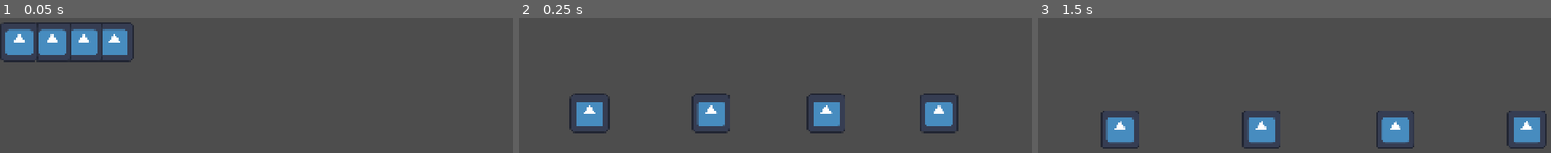
Above: before the commit, frames 1-3 (left to right).
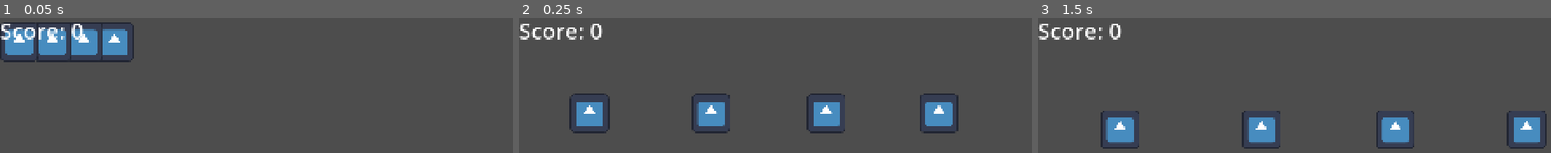
Above: after the commit, the same moments.

Repository: AndyZ-maragidyne/slay-the-boba
Game: Godot game, scene res://main.tscn
Two runs of this game, one before a commit and one after it. Both use one fixed random seed, a clock stepped at 60 frames per second and the inputs below. The engine's default icon, where the game draws it, is replaced by a stand-in: a white triangle on a blue panel in a dark square.
Inputs:
- Up to frame 1 (0.05 s): no input
- Up to frame 2 (0.25 s): no input
- Up to frame 3 (1.5 s): tap Enter (ui_accept) at 0.5, 0.77, 1.25 s

The runs differ from the first frame. In frame 1, 0.7% of the frame differs, in the area x 0-17%, y 4-17%; in frame 2, 0.8%; in frame 3, 0.8%.

Commit message:
added player manager stuff

Diff:
--- a/Cards/LargeCup.tscn
+++ b/Cards/LargeCup.tscn
@@ -7,6 +7,8 @@
 [sub_resource type="Resource" id="Resource_ujrhu"]
 script = ExtResource("3_p0sfg")
 itemName = "Large Cup"
+pointValue = 5
+size = 3
 metadata/_custom_type_script = "uid://cenmim38sb5m2"
 
 [node name="Node2D" unique_id=1288389349 instance=ExtResource("1_8hevf")]
--- a/Cards/MediumCup.tscn
+++ b/Cards/MediumCup.tscn
@@ -7,6 +7,8 @@
 [sub_resource type="Resource" id="Resource_2ve2q"]
 script = ExtResource("3_8cpkr")
 itemName = "Medium Cup"
+size = 2
+pointValue = 3
 metadata/_custom_type_script = "uid://cenmim38sb5m2"
 
 [node name="Node2D" unique_id=1288389349 instance=ExtResource("1_6kcqb")]
--- a/Cards/SmallCup.tscn
+++ b/Cards/SmallCup.tscn
@@ -7,6 +7,8 @@
 [sub_resource type="Resource" id="Resource_8r5tn"]
 script = ExtResource("3_4fjpl")
 itemName = "Small Cup"
+pointValue = 1
+size = 1
 metadata/_custom_type_script = "uid://cenmim38sb5m2"
 
 [node name="Node2D" unique_id=1288389349 instance=ExtResource("1_uquqk")]
@@ -17,7 +19,7 @@
 [node name="MadRaabbit" parent="." index="0" unique_id=288946348]
 scale = Vector2(0.4027778, 0.4027778)
 
-[node name="Border" parent="." index="1" unique_id=954847474]
+[node name="BorderRed" parent="." index="1" unique_id=954847474]
 offset_right = 73.0
 offset_bottom = 102.0
 metadata/_edit_use_anchors_ = true
--- a/Cards/Water.tscn
+++ b/Cards/Water.tscn
@@ -7,6 +7,8 @@
 script = ExtResource("2_kugce")
 itemName = "Water"
 category = 1
+pointValue = 2
+liquidType = 3
 color = Color(0.21568628, 0.49411765, 1, 1)
 metadata/_custom_type_script = "uid://cenmim38sb5m2"
 
--- a/Cards/boba.tscn
+++ b/Cards/boba.tscn
@@ -8,6 +8,7 @@
 script = ExtResource("2_rfslc")
 itemName = "Boba"
 category = 2
+pointValue = 3
 metadata/_custom_type_script = "uid://cenmim38sb5m2"
 
 [node name="Node2D" unique_id=1288389349 instance=ExtResource("1_wgsqe")]
--- a/Cards/hand.gd
+++ b/Cards/hand.gd
@@ -10,6 +10,7 @@
 enum selectState { SELECTING_CARD, SELECTING_DRINK }
 var currentState: selectState = selectState.SELECTING_CARD
 
+var playerId
 var deviceId
 var hand: Array[Node2D]
 var deck: Array[Node2D]
@@ -24,6 +25,7 @@
 
 func _ready() -> void:
 	if get_parent():
+		playerId = get_parent().playerId
 		deviceId = get_parent().deviceId
 		hand = get_parent().hand
 		deck = get_parent().deck
@@ -43,20 +45,20 @@
 		handle_drink_selection_input(event)
 
 func handle_card_selection_input(event:InputEvent) -> void:
-	if event.is_action_pressed("Select_R_%s" % deviceId):
+	if event.is_action_pressed("Select_R_%s" % playerId) and event.device == deviceId:
 		selected_index = (selected_index + 1) % hand.size()
 		update_hand_layout()
 
-	elif event.is_action_pressed("Select_L_%s" % deviceId):
+	elif event.is_action_pressed("Select_L_%s" % playerId) and event.device == deviceId:
 		if selected_index <= 0:
 			selected_index = hand.size() - 1
 		else:
 			selected_index -= 1
 		update_hand_layout()
 
-	elif event.is_action_pressed("A_%s" % deviceId) and selected_index != -1:
+	elif event.is_action_pressed("A_%s" % playerId) and selected_index != -1 and event.device == deviceId:
 		if hand[selected_index]:
-			hand[selected_index].set_selected(false, deviceId)
+			hand[selected_index].set_selected(false, playerId)
 		enter_targeting_mode()
 
 func handle_drink_selection_input(event:InputEvent) -> void:
@@ -64,17 +66,17 @@
 		exit_targeting_mode()
 		return
 
-	if event.is_action_pressed("Select_L_%s" % deviceId):
-		if avaliable_spots[selected_drink_index]:
-			avaliable_spots[selected_drink_index].set_selected(false, deviceId)
+	if event.is_action_pressed("Select_L_%s" % playerId) and event.device == deviceId:
+		if avaliable_spots[selected_drink_index]:
+			avaliable_spots[selected_drink_index].set_selected(false, playerId)
 
 		selected_drink_index = (selected_drink_index + 1) % avaliable_spots.size()
 		if avaliable_spots[selected_drink_index]:
-			avaliable_spots[selected_drink_index].set_selected(true, deviceId)
-
-	elif event.is_action_pressed("Select_R_%s" % deviceId):
-		if avaliable_spots[selected_drink_index]:
-			avaliable_spots[selected_drink_index].set_selected(false, deviceId)
+			avaliable_spots[selected_drink_index].set_selected(true, playerId)
+
+	elif event.is_action_pressed("Select_R_%s" % playerId) and event.device == deviceId:
+		if avaliable_spots[selected_drink_index]:
+			avaliable_spots[selected_drink_index].set_selected(false, playerId)
 
 		if selected_drink_index <= 0:
 			selected_drink_index = avaliable_spots.size() - 1
@@ -82,18 +84,18 @@
 			selected_drink_index -= 1
 
 		if avaliable_spots[selected_drink_index]:
-			avaliable_spots[selected_drink_index].set_selected(true, deviceId)
-
-	elif event.is_action_pressed("A_%s" % deviceId):
-		if avaliable_spots[selected_drink_index]:
-			avaliable_spots[selected_drink_index].set_selected(false, deviceId)
+			avaliable_spots[selected_drink_index].set_selected(true, playerId)
+
+	elif event.is_action_pressed("A_%s" % playerId) and event.device == deviceId:
+		if avaliable_spots[selected_drink_index]:
+			avaliable_spots[selected_drink_index].set_selected(false, playerId)
 		play_selected_card()
 
-	elif event.is_action_pressed("B_%s" % deviceId):
-		if avaliable_spots[selected_drink_index]:
-			avaliable_spots[selected_drink_index].set_selected(false, deviceId)
+	elif event.is_action_pressed("B_%s" % playerId) and event.device == deviceId:
+		if avaliable_spots[selected_drink_index]:
+			avaliable_spots[selected_drink_index].set_selected(false, playerId)
 		if hand[selected_index]:
-			hand[selected_index].set_selected(true, deviceId)
+			hand[selected_index].set_selected(true, playerId)
 		exit_targeting_mode()
 
 func enter_targeting_mode() -> void:
@@ -106,7 +108,7 @@
 	if selected_drink_index == -1:
 		selected_drink_index = 0
 	if avaliable_spots[selected_drink_index]:
-			avaliable_spots[selected_drink_index].set_selected(true, deviceId)
+			avaliable_spots[selected_drink_index].set_selected(true, playerId)
 
 func exit_targeting_mode() -> void:
 	currentState = selectState.SELECTING_CARD
@@ -130,6 +132,7 @@
 	var card_to_play = hand[selected_index]
 	var chosen_drink = avaliable_spots[selected_drink_index]
 
+	#play card
 	chosen_drink.apply_card(card_to_play)
 
 	hand.remove_at(selected_index)
@@ -183,7 +186,7 @@
 		var is_selected = (i == selected_index)
 
 		if card.has_method("set_selected"):
-			card.set_selected(is_selected, deviceId)
+			card.set_selected(is_selected, playerId)
 
 		var center_offset = i - (num_cards - 1) / 2.0
 
--- /dev/null
+++ b/ControllerConnector/ControllerConnector.tscn
@@ -0,0 +1,44 @@
+[gd_scene format=3 uid="uid://c0pjn6nf4qxme"]
+
+[ext_resource type="Script" uid="uid://dsl4gfaspvtgj" path="res://ControllerConnector/ControllerManager.gd" id="1_f0v32"]
+[ext_resource type="Script" uid="uid://crduiu5bndgca" path="res://ControllerConnector/connectedControllersLabel.gd" id="2_kgrxa"]
+
+[node name="Node2D" type="Node2D" unique_id=1687085695]
+script = ExtResource("1_f0v32")
+
+[node name="ConnectedControllers" type="Label" parent="." unique_id=1981622837]
+offset_right = 40.0
+offset_bottom = 23.0
+script = ExtResource("2_kgrxa")
+
+[node name="P4" type="Label" parent="." unique_id=776857484]
+offset_left = 1436.0
+offset_top = 946.0
+offset_right = 1796.0
+offset_bottom = 1039.0
+theme_override_font_sizes/font_size = 30
+text = "P4"
+
+[node name="P3" type="Label" parent="." unique_id=1294699346]
+offset_left = 973.0
+offset_top = 888.0
+offset_right = 1333.0
+offset_bottom = 981.0
+theme_override_font_sizes/font_size = 30
+text = "P3"
+
+[node name="P2" type="Label" parent="." unique_id=1195833126]
+offset_left = 515.0
+offset_top = 850.0
+offset_right = 875.0
+offset_bottom = 943.0
+theme_override_font_sizes/font_size = 30
+text = "P2"
+
+[node name="P1" type="Label" parent="." unique_id=744892085]
+offset_left = 37.0
+offset_top = 809.0
+offset_right = 397.0
+offset_bottom = 902.0
+theme_override_font_sizes/font_size = 30
+text = "P1"
--- /dev/null
+++ b/ControllerConnector/ControllerManager.gd
@@ -0,0 +1,50 @@
+extends Node2D
+
+
+var controllers:Array[int] = []
+var playerOrder:Array[int] = []
+
+func _input(event: InputEvent) -> void:
+	if event.is_action_pressed("A"):
+		print("pressed")
+		var device = event.device
+		if not controllers.has(device):
+			print(Input.get_joy_name(device))
+			controllers.append(device)
+			$ConnectedControllers.addController(Input.get_joy_name(device))
+	elif event.is_action_pressed("X"):
+		var device = event.device
+		if controllers.has(device) and not playerOrder.has(device):
+			assignPlayer(device)
+		pass
+	elif event.is_action_pressed("B"):
+		var device = event.device
+		if playerOrder.has(device):
+			playerOrder.erase(device)
+			displayPlayers()
+	elif event.is_action_pressed("Y"):
+		startGame()
+
+func assignPlayer(device):
+	if playerOrder.size() < 4:
+		playerOrder.append(device)
+		displayPlayers()
+	pass
+
+func displayPlayers():
+	$P1.text = "Press X to connect..."
+	$P2.text = "Press X to connect..."
+	$P3.text = "Press X to connect..."
+	$P4.text = "Press X to connect..."
+	if playerOrder.size() >= 1:
+		$P1.text = "Player 1: " + str(Input.get_joy_name(playerOrder[0]))
+	if playerOrder.size() >= 2:
+		$P2.text = "Player 2: " + str(Input.get_joy_name(playerOrder[1]))
+	if playerOrder.size() >= 3:
+		$P3.text = "Player 3: " + str(Input.get_joy_name(playerOrder[2]))
+	if playerOrder.size() >= 4:
+		$P4.text = "Player 4: " + str(Input.get_joy_name(playerOrder[3]))
+
+func startGame():
+	globals.joinedPlayers = playerOrder
+	get_tree().change_scene_to_file("res://main.tscn")
--- /dev/null
+++ b/ControllerConnector/connectedControllersLabel.gd
@@ -0,0 +1,17 @@
+extends Label
+
+var connectedControllers:Array[String] = []
+var labelText = "Connected Controllers:"
+
+func _ready() -> void:
+	text = labelText
+
+func addController(name):
+	connectedControllers.append(name)
+	updateText()
+
+func updateText():
+	var output = "Connected Controllers:"
+	for c in connectedControllers:
+		output += "\n" + c
+	text = output
--- a/DrinkQueue.gd
+++ b/DrinkQueue.gd
@@ -2,6 +2,8 @@
 
 const drinkScene = preload("res://drink.tscn")
 var drinkSpots: Array[Node]
+
+var score = 0
 
 func _ready() -> void:
 	addOrder()
@@ -37,7 +39,6 @@
 		var items = drink.get_children()
 		for asdf in items:
 			var rigidbodies = asdf.get_children()
-			print(rigidbodies.size())
 			for item in rigidbodies:
 				if item is RigidBody2D:
 					var distance_to_move: Vector2 = targetPos - item.global_position
@@ -63,7 +64,9 @@
 	#grab the first thing in the list
 	#see how much it scores
 	var drink = drinkSpots.pop_front()
-	#scoring
+	var drinkScore = drink.scoreDrink()
+	score += drinkScore
+	get_parent().get_node("Score").text = "Score: " + str(score)
 	drink.queue_free()
 	addOrder()
 	update_drink_layout()
--- a/PlayerManager.gd
+++ b/PlayerManager.gd
@@ -6,33 +6,34 @@
 var playersPlaying: Array[Node2D] = []
 
 func _ready() -> void:
-	Input.joy_connection_changed.connect(_on_joy_connection_changed)
+	var index = 0
+	for device_id in globals.joinedPlayers:
+		spawn_player(device_id, index)
+		index += 1
 
-	var connected_joypads = Input.get_connected_joypads()
-	for device_id in connected_joypads:
-		spawn_player(device_id)
 	setPlayerPositions()
+	get_parent().startTurn()
 
-func _on_joy_connection_changed(device_id: int, connected:bool) -> void:
-	if connected:
-		spawn_player(device_id)
-	else:
-		remove_player(device_id)
+#func _on_joy_connection_changed(device_id: int, connected:bool) -> void:
+	#if connected:
+		#spawn_player(device_id)
+	#else:
+		#remove_player(device_id)
 
-func spawn_player(device_id: int) -> void:
+func spawn_player(device_id: int, player_id:int) -> void:
 	if activePlayers.has(device_id):
 		return
 	var joy_name = Input.get_joy_name(device_id)
 	print("Device ", device_id, " connected: ", joy_name)
-	if "Wii U Pro" in joy_name:
-		return
+	print("Playuer Id:" + str(player_id))
 
 	if not playerScene:
-		print("No scene assigned in the inspector. Bro you're so bad. Lock in")
+		print("No scene assigned in the inspector.")
 		return
 
 	var newPlayer = playerScene.instantiate()
 	newPlayer.deviceId = device_id
+	newPlayer.playerId = player_id
 	add_child(newPlayer)
 	newPlayer.global_position = Vector2(960, 800)
 	activePlayers[device_id] = newPlayer
--- a/drink.gd
+++ b/drink.gd
@@ -26,11 +26,12 @@
 			borderGreen.visible = is_selected
 
 func apply_card(card:Card) -> void:
+	itemDatas.append(card.itemData)
 	if card.item != null:
 		var newItem = card.item.instantiate()
 		add_child(newItem)
 		placedItems.append(newItem)
-		itemDatas.append(card.itemData)
+
 		newItem.global_position = $Stuff/SpawnPoint.global_position
 	elif card.itemData.category == ItemData.Category.LIQUID:
 		var index = 0
@@ -42,3 +43,57 @@
 		pass
 	else:
 		print("card does not have an item to spawn")
+
+func scoreDrink():
+	#find where the first cup is
+	#gather stuff after the first cup
+	var firstIndex = 0
+	var totalPoints = 0
+	var numLiquid = 0
+	var numToppings = 0
+	var maxThings
+	var cup = false
+	for i in itemDatas:
+		#first, find the first cup. Lose a point for each ingredient thats not cup
+		if !cup:
+			print("cup?")
+			if i.category == ItemData.Category.CUP:
+					totalPoints += i.pointValue
+					cup = true
+					print("cup found")
+					if i.size == ItemData.Size.SMALL:
+						maxThings = 1
+					elif i.size == ItemData.Size.MEDIUM:
+						maxThings = 2
+					elif i.size == ItemData.Size.LARGE:
+						maxThings = 3
+			else:
+				print("no cup first")
+				totalPoints -= 1
+				firstIndex+= 1
+		#Afterwards, iterate and score points or lose points. small can only hold 1 topping/liquid, medium 2, large 3
+		#Any after the threshold loses points
+		else:
+			if i.category == ItemData.Category.CUP:
+				totalPoints -= 2
+			elif i.category == ItemData.Category.LIQUID:
+				print("Max things: " + str(maxThings))
+				if numLiquid < maxThings:
+					numLiquid += 1
+					totalPoints += i.pointValue
+				else:
+					totalPoints -= 1
+			elif i.category == ItemData.Category.TOPPING:
+				print("topping found")
+				if numToppings < maxThings:
+					numToppings += 1
+					totalPoints += i.pointValue
+				else:
+					totalPoints -= 1
+	#empty cup loses a lot
+	if numLiquid == 0:
+		print("No liquid")
+		totalPoints -= 5
+	#nothing also loses a lot
+	return totalPoints
+	pass
--- a/globals.gd
+++ b/globals.gd
@@ -3,3 +3,5 @@
 var smallCup = preload("res://items/small cup.tscn")
 var mediumCup = preload("res://items/medium cup.tscn")
 var largeCup = preload("res://items/large cup.tscn")
+
+var joinedPlayers: Array[int] = []
--- a/items/itemData.gd
+++ b/items/itemData.gd
@@ -2,8 +2,13 @@
 class_name ItemData
 
 enum Category {CUP, LIQUID, TOPPING}
+enum Size {NONE, SMALL, MEDIUM, LARGE}
+enum LiquidType {NONE, MILK, TEA, MISC}
 
 @export var itemName: String
 @export var category: Category
+@export var pointValue: int
 
+@export var size: Size
+@export var liquidType: LiquidType
 @export var color: Color = Color.WHITE
--- a/main.gd
+++ b/main.gd
@@ -2,7 +2,6 @@
 
 
 func ready():
-	startTurn()
 	pass
 
 func startTurn():
--- a/main.tscn
+++ b/main.tscn
@@ -23,3 +23,9 @@
 [node name="CollisionShape2D" type="CollisionShape2D" parent="StaticBody2D" unique_id=2119747996]
 position = Vector2(960, 698)
 shape = SubResource("RectangleShape2D_1bvp3")
+
+[node name="Score" type="Label" parent="." unique_id=824507300]
+offset_right = 589.0
+offset_bottom = 186.0
+theme_override_font_sizes/font_size = 73
+text = "Score: 0"
--- a/player.gd
+++ b/player.gd
@@ -1,6 +1,7 @@
 extends CharacterBody2D
 
 @export var deviceId: int = 0
+@export var playerId: int
 
 var endTurn: bool = false
 
@@ -38,11 +39,11 @@
 	pass
 
 func _input(event: InputEvent) -> void:
-	if event.is_action_pressed("X_%s" % deviceId):
+	if event.is_action_pressed("X_%s" % playerId) and event.device == deviceId:
 		#send order
 		get_parent().get_parent().get_node("Drinks").sendOrder()
 		pass
-	elif event.is_action_pressed("Y_%s" % deviceId):
+	elif event.is_action_pressed("Y_%s" % playerId) and event.device == deviceId:
 		#end turn
 		endTurn = !endTurn
 		if endTurn:
--- a/project.godot
+++ b/project.godot
@@ -133,122 +133,142 @@
 }
 Select_L_0={
 "deadzone": 0.2,
-"events": [Object(InputEventJoypadButton,"resource_local_to_scene":false,"resource_name":"","device":0,"button_index":9,"pressure":0.0,"pressed":true,"script":null)
+"events": [Object(InputEventJoypadButton,"resource_local_to_scene":false,"resource_name":"","device":-1,"button_index":9,"pressure":0.0,"pressed":true,"script":null)
 , null]
 }
 Select_R_0={
 "deadzone": 0.2,
-"events": [Object(InputEventJoypadButton,"resource_local_to_scene":false,"resource_name":"","device":0,"button_index":10,"pressure":0.0,"pressed":true,"script":null)
+"events": [Object(InputEventJoypadButton,"resource_local_to_scene":false,"resource_name":"","device":-1,"button_index":10,"pressure":0.0,"pressed":true,"script":null)
 ]
 }
 A_0={
 "deadzone": 0.2,
-"events": [Object(InputEventJoypadButton,"resource_local_to_scene":false,"resource_name":"","device":0,"button_index":1,"pressure":0.0,"pressed":true,"script":null)
+"events": [Object(InputEventJoypadButton,"resource_local_to_scene":false,"resource_name":"","device":-1,"button_index":1,"pressure":0.0,"pressed":true,"script":null)
 ]
 }
 Select_R_1={
 "deadzone": 0.2,
-"events": [Object(InputEventJoypadButton,"resource_local_to_scene":false,"resource_name":"","device":1,"button_index":10,"pressure":0.0,"pressed":true,"script":null)
+"events": [Object(InputEventJoypadButton,"resource_local_to_scene":false,"resource_name":"","device":-1,"button_index":10,"pressure":0.0,"pressed":true,"script":null)
 ]
 }
 Select_R_2={
 "deadzone": 0.2,
-"events": [Object(InputEventJoypadButton,"resource_local_to_scene":false,"resource_name":"","device":2,"button_index":10,"pressure":0.0,"pressed":true,"script":null)
+"events": [Object(InputEventJoypadButton,"resource_local_to_scene":false,"resource_name":"","device":-1,"button_index":10,"pressure":0.0,"pressed":true,"script":null)
 ]
 }
 Select_R_3={
 "deadzone": 0.2,
-"events": [Object(InputEventJoypadButton,"resource_local_to_scene":false,"resource_name":"","device":3,"button_index":10,"pressure":0.0,"pressed":true,"script":null)
+"events": [Object(InputEventJoypadButton,"resource_local_to_scene":false,"resource_name":"","device":-1,"button_index":10,"pressure":0.0,"pressed":true,"script":null)
 ]
 }
 Select_L_1={
 "deadzone": 0.2,
-"events": [Object(InputEventJoypadButton,"resource_local_to_scene":false,"resource_name":"","device":1,"button_index":9,"pressure":0.0,"pressed":true,"script":null)
+"events": [Object(InputEventJoypadButton,"resource_local_to_scene":false,"resource_name":"","device":-1,"button_index":9,"pressure":0.0,"pressed":true,"script":null)
 ]
 }
 Select_L_2={
 "deadzone": 0.2,
-"events": [Object(InputEventJoypadButton,"resource_local_to_scene":false,"resource_name":"","device":2,"button_index":9,"pressure":0.0,"pressed":true,"script":null)
+"events": [Object(InputEventJoypadButton,"resource_local_to_scene":false,"resource_name":"","device":-1,"button_index":9,"pressure":0.0,"pressed":true,"script":null)
 ]
 }
 Select_L_3={
 "deadzone": 0.2,
-"events": [Object(InputEventJoypadButton,"resource_local_to_scene":false,"resource_name":"","device":3,"button_index":9,"pressure":0.0,"pressed":true,"script":null)
+"events": [Object(InputEventJoypadButton,"resource_local_to_scene":false,"resource_name":"","device":-1,"button_index":9,"pressure":0.0,"pressed":true,"script":null)
 ]
 }
 A_1={
 "deadzone": 0.2,
-"events": [Object(InputEventJoypadButton,"resource_local_to_scene":false,"resource_name":"","device":1,"button_index":1,"pressure":0.0,"pressed":true,"script":null)
+"events": [Object(InputEventJoypadButton,"resource_local_to_scene":false,"resource_name":"","device":-1,"button_index":1,"pressure":0.0,"pressed":true,"script":null)
 ]
 }
 A_2={
 "deadzone": 0.2,
-"events": [Object(InputEventJoypadButton,"resource_local_to_scene":false,"resource_name":"","device":2,"button_index":1,"pressure":0.0,"pressed":true,"script":null)
+"events": [Object(InputEventJoypadButton,"resource_local_to_scene":false,"resource_name":"","device":-1,"button_index":1,"pressure":0.0,"pressed":true,"script":null)
 ]
 }
 A_3={
 "deadzone": 0.2,
-"events": [Object(InputEventJoypadButton,"resource_local_to_scene":false,"resource_name":"","device":3,"button_index":1,"pressure":0.0,"pressed":true,"script":null)
+"events": [Object(InputEventJoypadButton,"resource_local_to_scene":false,"resource_name":"","device":-1,"button_index":1,"pressure":0.0,"pressed":true,"script":null)
 ]
 }
 B_0={
 "deadzone": 0.2,
-"events": [Object(InputEventJoypadButton,"resource_local_to_scene":false,"resource_name":"","device":0,"button_index":0,"pressure":0.0,"pressed":true,"script":null)
+"events": [Object(InputEventJoypadButton,"resource_local_to_scene":false,"resource_name":"","device":-1,"button_index":0,"pressure":0.0,"pressed":true,"script":null)
 ]
 }
 B_1={
 "deadzone": 0.2,
-"events": [Object(InputEventJoypadButton,"resource_local_to_scene":false,"resource_name":"","device":1,"button_index":0,"pressure":0.0,"pressed":true,"script":null)
+"events": [Object(InputEventJoypadButton,"resource_local_to_scene":false,"resource_name":"","device":-1,"button_index":0,"pressure":0.0,"pressed":true,"script":null)
 ]
 }
 B_2={
 "deadzone": 0.2,
-"events": [Object(InputEventJoypadButton,"resource_local_to_scene":false,"resource_name":"","device":2,"button_index":0,"pressure":0.0,"pressed":true,"script":null)
+"events": [Object(InputEventJoypadButton,"resource_local_to_scene":false,"resource_name":"","device":-1,"button_index":0,"pressure":0.0,"pressed":true,"script":null)
 ]
 }
 B_3={
 "deadzone": 0.2,
-"events": [Object(InputEventJoypadButton,"resource_local_to_scene":false,"resource_name":"","device":3,"button_index":0,"pressure":0.0,"pressed":true,"script":null)
+"events": [Object(InputEventJoypadButton,"resource_local_to_scene":false,"resource_name":"","device":-1,"button_index":0,"pressure":0.0,"pressed":true,"script":null)
 ]
 }
 X_0={
 "deadzone": 0.2,
-"events": [Object(InputEventJoypadButton,"resource_local_to_scene":false,"resource_name":"","device":0,"button_index":3,"pressure":0.0,"pressed":true,"script":null)
+"events": [Object(InputEventJoypadButton,"resource_local_to_scene":false,"resource_name":"","device":-1,"button_index":3,"pressure":0.0,"pressed":true,"script":null)
 ]
 }
 X_1={
 "deadzone": 0.2,
-"events": [Object(InputEventJoypadButton,"resource_local_to_scene":false,"resource_name":"","device":1,"button_index":3,"pressure":0.0,"pressed":true,"script":null)
+"events": [Object(InputEventJoypadButton,"resource_local_to_scene":false,"resource_name":"","device":-1,"button_index":3,"pressure":0.0,"pressed":true,"script":null)
 ]
 }
 X_2={
 "deadzone": 0.2,
-"events": [Object(InputEventJoypadButton,"resource_local_to_scene":false,"resource_name":"","device":2,"button_index":3,"pressure":0.0,"pressed":true,"script":null)
+"events": [Object(InputEventJoypadButton,"resource_local_to_scene":false,"resource_name":"","device":-1,"button_index":3,"pressure":0.0,"pressed":true,"script":null)
 ]
 }
 X_3={
 "deadzone": 0.2,
-"events": [Object(InputEventJoypadButton,"resource_local_to_scene":false,"resource_name":"","device":3,"button_index":3,"pressure":0.0,"pressed":true,"script":null)
+"events": [Object(InputEventJoypadButton,"resource_local_to_scene":false,"resource_name":"","device":-1,"button_index":3,"pressure":0.0,"pressed":true,"script":null)
 ]
 }
 Y_0={
 "deadzone": 0.2,
-"events": [Object(InputEventJoypadButton,"resource_local_to_scene":false,"resource_name":"","device":0,"button_index":2,"pressure":0.0,"pressed":true,"script":null)
+"events": [Object(InputEventJoypadButton,"resource_local_to_scene":false,"resource_name":"","device":-1,"button_index":2,"pressure":0.0,"pressed":true,"script":null)
 ]
 }
 Y_1={
 "deadzone": 0.2,
-"events": [Object(InputEventJoypadButton,"resource_local_to_scene":false,"resource_name":"","device":1,"button_index":2,"pressure":0.0,"pressed":true,"script":null)
+"events": [Object(InputEventJoypadButton,"resource_local_to_scene":false,"resource_name":"","device":-1,"button_index":2,"pressure":0.0,"pressed":true,"script":null)
 ]
 }
 Y_2={
 "deadzone": 0.2,
-"events": [Object(InputEventJoypadButton,"resource_local_to_scene":false,"resource_name":"","device":2,"button_index":2,"pressure":0.0,"pressed":true,"script":null)
+"events": [Object(InputEventJoypadButton,"resource_local_to_scene":false,"resource_name":"","device":-1,"button_index":2,"pressure":0.0,"pressed":true,"script":null)
 ]
 }
 Y_3={
 "deadzone": 0.2,
-"events": [Object(InputEventJoypadButton,"resource_local_to_scene":false,"resource_name":"","device":3,"button_index":2,"pressure":0.0,"pressed":true,"script":null)
+"events": [Object(InputEventJoypadButton,"resource_local_to_scene":false,"resource_name":"","device":-1,"button_index":2,"pressure":0.0,"pressed":true,"script":null)
+]
+}
+A={
+"deadzone": 0.2,
+"events": [Object(InputEventJoypadButton,"resource_local_to_scene":false,"resource_name":"","device":-1,"button_index":1,"pressure":0.0,"pressed":true,"script":null)
+]
+}
+X={
+"deadzone": 0.2,
+"events": [Object(InputEventJoypadButton,"resource_local_to_scene":false,"resource_name":"","device":-1,"button_index":3,"pressure":0.0,"pressed":true,"script":null)
+]
+}
+B={
+"deadzone": 0.2,
+"events": [Object(InputEventJoypadButton,"resource_local_to_scene":false,"resource_name":"","device":-1,"button_index":0,"pressure":0.0,"pressed":true,"script":null)
+]
+}
+Y={
+"deadzone": 0.2,
+"events": [Object(InputEventJoypadButton,"resource_local_to_scene":false,"resource_name":"","device":-1,"button_index":2,"pressure":0.0,"pressed":true,"script":null)
 ]
 }
 
Not shown, added: ControllerConnector/ControllerManager.gd.uid
Not shown, added: ControllerConnector/connectedControllersLabel.gd.uid
